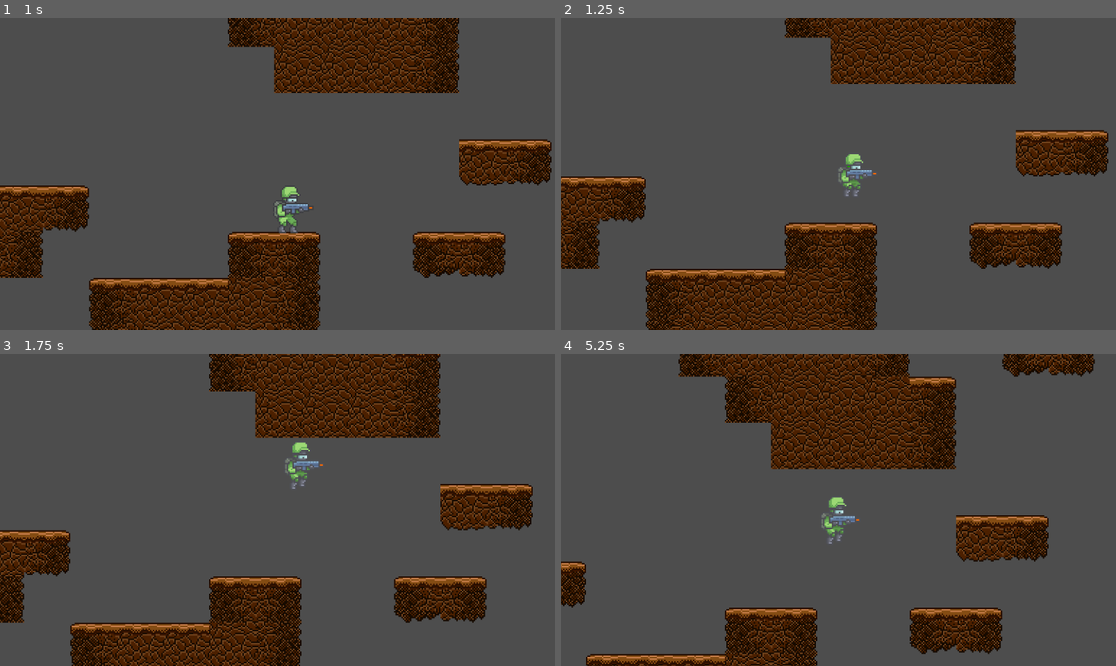
Above: before the commit, frames 1-4 (two rows, left to right).
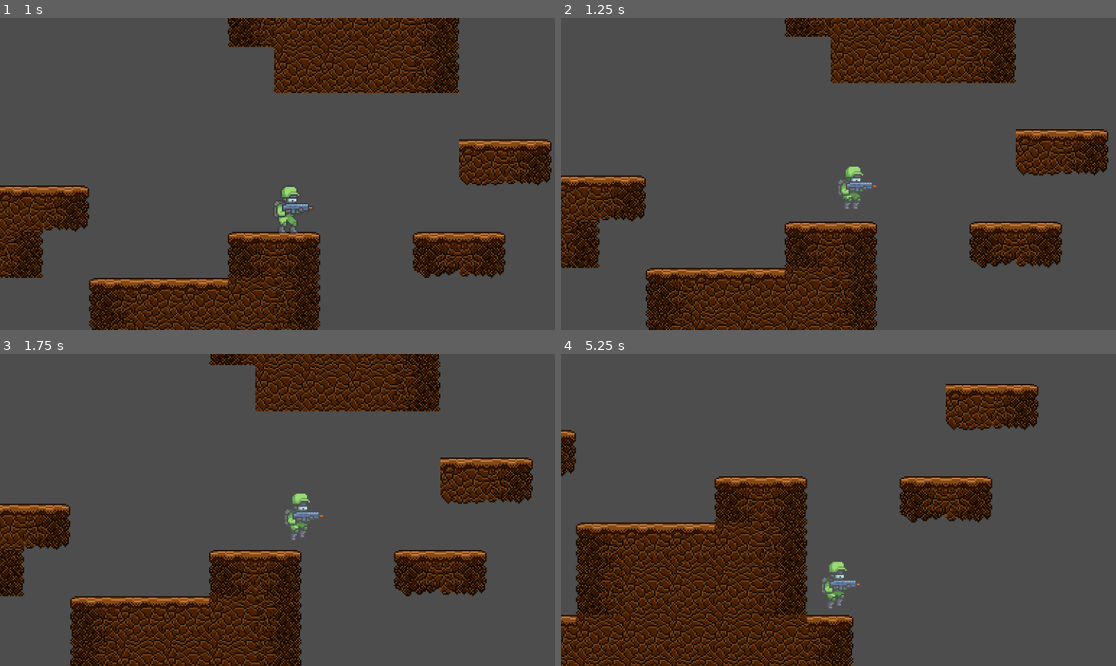
Above: after the commit, the same moments.

Repository: code-rizzard/TeamGunner
Game: Godot game, scene res://main.tscn
The game is run twice, just before and just after one commit, with the same random seed, the same clock (stepped at 60 frames per second) and the same inputs.
Inputs (mouse positions are in pixels of both pictures, inside the frame that each line leads up to):
- Up to frame 1 (1 s): move the mouse to (399, 158) at 0.52 s; hold D (move_right) from 0.53 s (still down); hold S (crouch) from 0.53 s (still down); tap Space (jump) at 0.77, 0.8 s
- Up to frame 2 (1.25 s): keep holding D (move_right); keep holding S (crouch); tap Space (jump) at 1.07 s
- Up to frame 3 (1.75 s): keep holding D (move_right); move the mouse to (166, 525) at 1.27 s; release S (crouch) at 1.28 s; tap Space (jump) at 1.35, 1.52 s; tap S (crouch) at 1.55 s
- Up to frame 4 (5.25 s): tap Space (jump) at 1.82, 2.3, 3.02, 3.32, 3.77, 3.8, 4.07, 4.35, 4.52, 4.82 s; move the mouse to (894, 441) at 2.02 s; release D (move_right) at 2.03 s; hold A (move_left) 2.03-2.78 s; hold S (crouch) 2.03-2.78 s; move the mouse to (810, 572) at 2.77 s; hold D (move_right) 2.78-4.28 s; click (810, 572) at 2.85 s; tap S (crouch) at 3.05, 4.55 s; move the mouse to (1005, 556) at 3.52 s; hold S (crouch) 3.53-4.28 s; move the mouse to (672, 463) at 4.27 s; hold A (move_left) 4.28-5.03 s; move the mouse to (866, 510) at 5.02 s; hold D (move_right) from 5.03 s (still down); hold S (crouch) from 5.03 s (still down)

Frame 1 is identical in both runs. In frame 2, 13% of the frame differs, in the area x 0-99%, y 0-100%; in frame 3, 26%; in frame 4, 47%, in the area x 0-97%, y 0-100%.

Commit message:
Made jumping higher by holding jump button - removed crouch jump

Diff:
--- a/src/states/player/jump_state.gd
+++ b/src/states/player/jump_state.gd
@@ -6,5 +6,12 @@
 	super(prev_state)
 	self.parent.anim_player.play("jump")
 	parent.velocity.y = -parent.jump_velocity
-	if prev_state == crouch_state:
-		parent.velocity.y = -sqrt(2*parent.gravity*(parent.jump_height + 0.6) * 32)
+
+func _on_unhandled_input(e : InputEvent) -> State:
+	var r := super(e)
+	if r != null:
+		return r
+	if e.is_action_released("jump"):
+		parent.velocity.y = max(-100, parent.velocity.y)
+		return fall_state
+	return null
